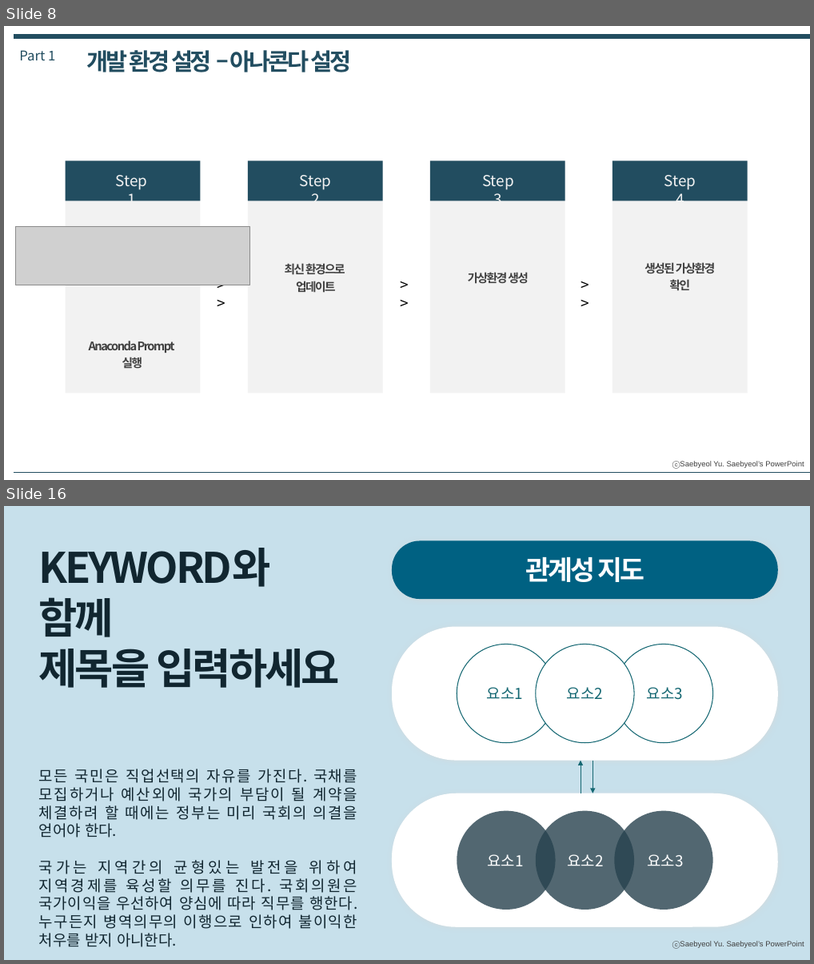
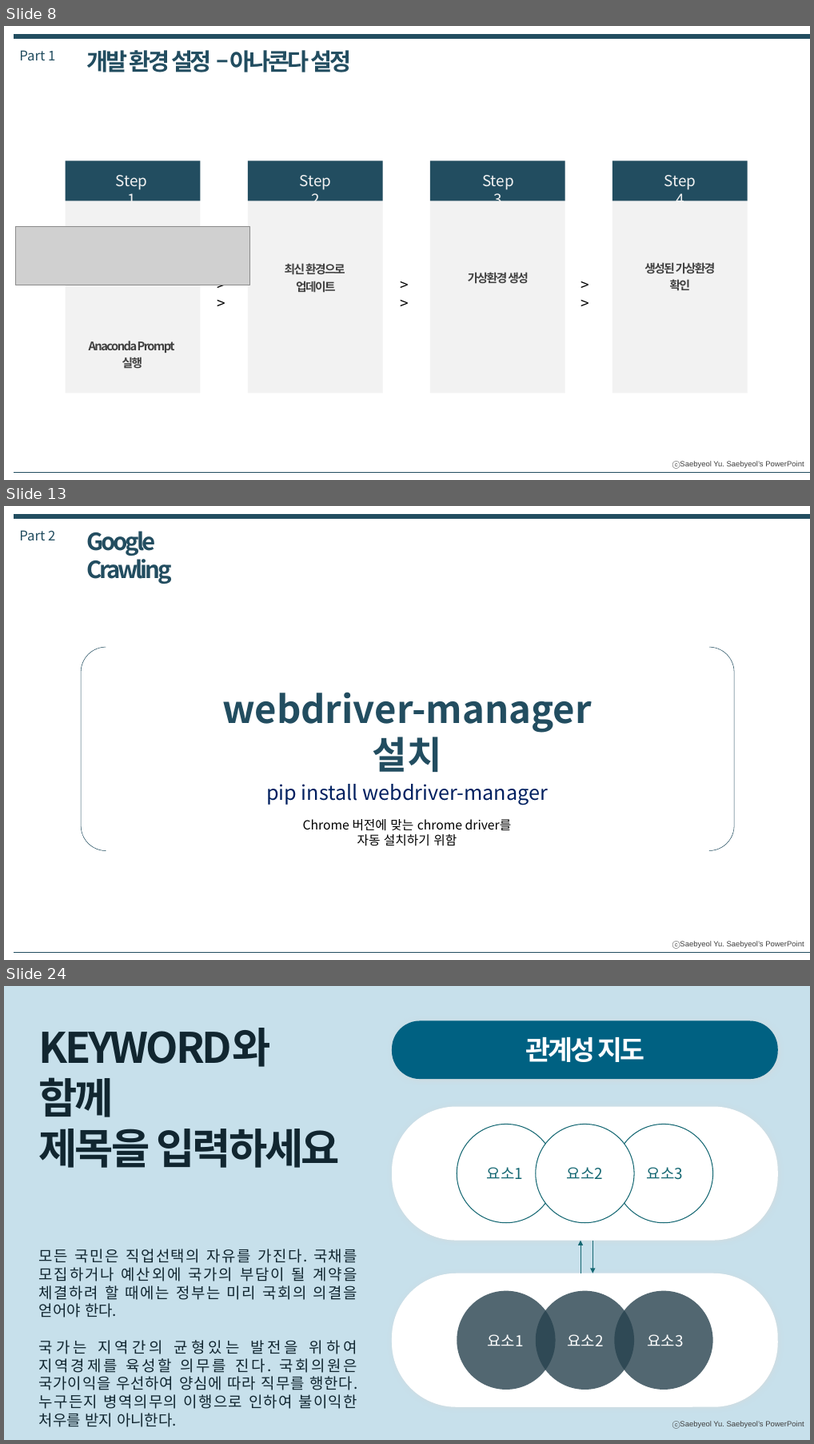
Before and after one commit to Busik-Kang/Busik-Kang.github.io, a slide deck: changwon/2022-2/datamining/발표 자료/(DataMining)20229350 강부식.pptx. Shown one above the other, each under a label of ours: slides 8 and 16 before the commit, slides 8, 13 and 24 after it; the slides between them are not shown. The pictures are 814x964 and 814x1444 pixels, drawn with LibreOffice and Linux fonts; fonts in the diff are those of the drawing; grey boxes stand for pictures. Boxes give left, top, right and bottom in pixels: in the first picture for what was removed or moved away, otherwise in the second. Text is boxed around its words. In the diff, an @@ line names an element or a change of style, - is before the commit and + after.

```diff
--- a/changwon/2022-2/datamining/발표 자료/(DataMining)20229350 강부식.pptx
+++ b/changwon/2022-2/datamining/발표 자료/(DataMining)20229350 강부식.pptx
@@ slide 13 added at (x1=4, y1=506, x2=810, y2=960), background #FFFFFF; not listed: 1 template element that a slide beside it also shows @@
@@ line added from (14, 517) to (810, 517), #224D60 6 pt @@
@@ text added at (x1=19, y1=530, x2=55, y2=540), 16 pt, text #224D60 @@
+Part 2
@@ text added at (x1=87, y1=531, x2=172, y2=584), 28 pt, text #224D60, bold @@
+Google Crawling
@@ bracket pair added at (x1=81, y1=647, x2=734, y2=851), outline #224D60 0.5 pt @@
@@ text added at (x1=222, y1=692, x2=592, y2=772), 45 pt, text #224D60, bold @@
+webdriver-manager 설치
@@ text added at (x1=266, y1=784, x2=547, y2=805), 24 pt, text #002060 @@
+pip install webdriver-manager
@@ text added at (x1=303, y1=819, x2=512, y2=846), 15 pt, text #000000 @@
+Chrome 버전에 맞는 chrome driver를
+자동 설치하기 위함
@@ line added from (14, 952) to (810, 952), #224D60 0.25 pt @@
@@ what was slide 16 is now slide 24 @@
```
Also in this commit, not shown: 1 slide changed, 11 other slides added, 4 slides removed, 7 other files.
